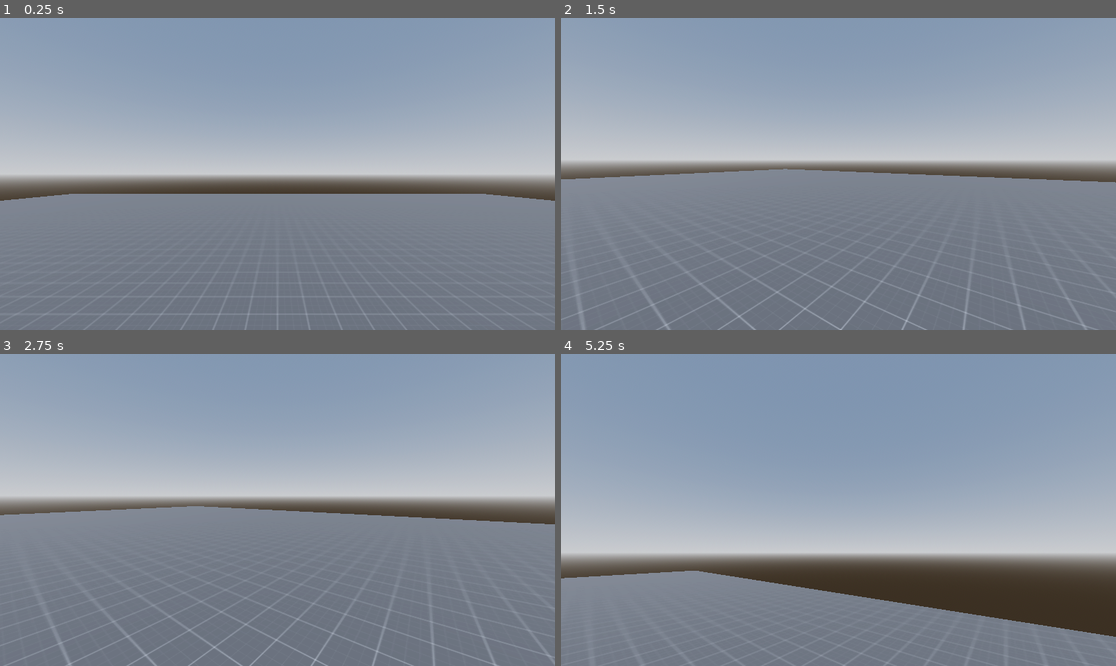
Above: before the commit, frames 1-4 (two rows, left to right).
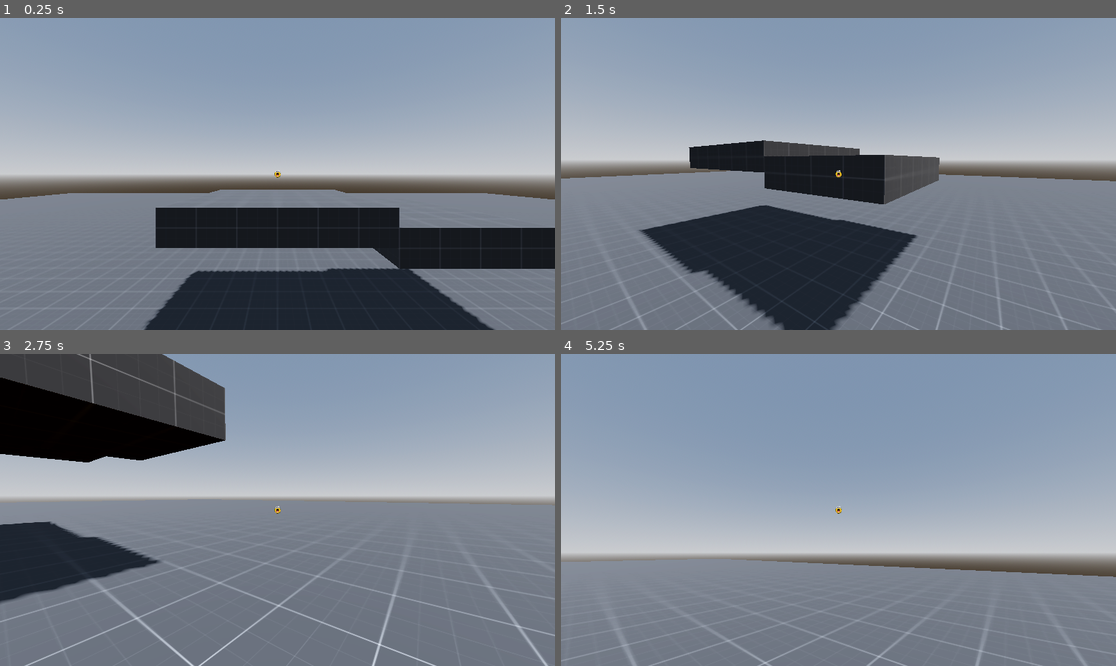
Above: after the commit, the same moments.

Repository: Kollyr552/gracelike
Game: Godot game, scene res://src/world.tscn
Same seed, same stepped clock (60 frames per second), same inputs: the game is played once before the commit and once after it.
Inputs (mouse positions are in pixels of both pictures, inside the frame that each line leads up to):
- Up to frame 1 (0.25 s): no input
- Up to frame 2 (1.5 s): tap Enter (ui_accept) at 0.5, 0.77 s; move the mouse to (960, 158) at 0.52 s; hold D (move_right) 0.53-1.28 s; hold Shift (move_crouch) 0.53-1.28 s; click (960, 158) at 0.67 s; move the mouse to (810, 174) at 1.27 s; hold W (move_forward) from 1.28 s (still down); tap Middle mouse button (change_mouse_capture) at 1.35 s
- Up to frame 3 (2.75 s): tap Enter (ui_accept) at 1.52 s; tap Shift (move_crouch) at 1.55 s; move the mouse to (333, 441) at 2.02 s; release W (move_forward) at 2.03 s; hold D (move_right) from 2.03 s (still down); hold Shift (move_crouch) from 2.03 s (still down)
- Up to frame 4 (5.25 s): move the mouse to (810, 572) at 2.77 s; release D (move_right) at 2.78 s; release Shift (move_crouch) at 2.78 s; hold W (move_forward) 2.78-5.03 s; right-click (810, 572) at 2.85 s; click (810, 572) at 2.92 s; tap Enter (ui_accept) at 3.02, 3.77, 4.52 s; tap Shift (move_crouch) at 3.05, 4.55 s; move the mouse to (877, 513) at 3.52 s; hold Shift (move_crouch) 3.53-4.28 s; move the mouse to (794, 506) at 4.27 s; tap Middle mouse button (change_mouse_capture) at 4.35 s; move the mouse to (866, 510) at 5.02 s; hold S (move_backward) from 5.03 s (still down); hold Shift (move_crouch) from 5.03 s (still down); click (866, 510) at 5.17 s

The runs differ from the first frame. In frame 1, 20% of the frame differs, in the area x 0-100%, y 48-100%; in frame 2, 18%; in frame 3, 22%, in the area x 0-100%, y 0-100%; in frame 4, 10%.

Commit message:
crouch height toggle

Diff:
--- a/src/player.gd
+++ b/src/player.gd
@@ -13,19 +13,24 @@
 @export var max_speed: float = 6.0
 @export var run_speed: float = 12.0
 @export var acceleration: float = 40.0
-@export var friction: float = 30.0
+@export var friction: float = 60.0
 @export var slide_friction: float = 10.0
 
 @export var jump_velocity: float = 3.5
 
+@export_category("Camera")
 @export var mouse_sensitivity: float = 2.0
+@export var crouch_camera_height: float = 0.0
+@export var default_camera_height: float = 1.5
+@export var camera_crouch_speed: float = 5.0
 
 
 @onready var head: Marker3D = %HeadPos
 @onready var spring_arm_3d: SpringArm3D = $SpringArm3D
 
 @onready var tall_collision: CollisionShape3D = $TallCollision
-
+@onready var crouch_collision: CollisionShape3D = $CrouchCollision
+@onready var ceiling_check: RayCast3D = $CeilingCheck
 
 func _input(event: InputEvent) -> void:
 	## Switch nouse capture
@@ -51,6 +56,13 @@
 	if event.is_action_pressed("ui_cancel"):
 		get_tree().quit()
 
+func _ready() -> void:
+	action = Action.WALK
+
+	tall_collision.disabled = false
+	crouch_collision.disabled = true
+	spring_arm_3d.spring_length = default_camera_height
+
 func _physics_process(delta: float) -> void:
 	var move_dir := set_move_direction()
 
@@ -64,6 +76,9 @@
 	jump()
 
 	move_and_slide()
+
+func _process(delta: float) -> void:
+	toggle_crouch_collision(Input.is_action_pressed("move_crouch"), delta)
 
 func jump() -> void:
 	if Input.is_action_just_pressed("ui_accept") and is_on_floor():
@@ -123,3 +138,17 @@
 	## Vertical mouse look
 	head.rotation.x -= mouse_axis.y * (mouse_sensitivity/1000)
 	head.rotation.x = clamp(head.rotation.x, -PI*0.5, PI*0.35)
+
+func toggle_crouch_collision(toggle: bool, d_t: float) -> void:
+	if toggle: ## toggle on
+		tall_collision.disabled = true
+		crouch_collision.disabled = false
+	elif not ceiling_check.is_colliding(): ## toggle off AND no ceiling
+		tall_collision.disabled = false
+		crouch_collision.disabled = true
+
+	## Camera movement
+	if toggle:
+		spring_arm_3d.spring_length = move_toward(spring_arm_3d.spring_length, crouch_camera_height, camera_crouch_speed*d_t)
+	else:
+		spring_arm_3d.spring_length = move_toward(spring_arm_3d.spring_length, default_camera_height, camera_crouch_speed*d_t)
--- a/src/player.tscn
+++ b/src/player.tscn
@@ -1,24 +1,54 @@
-[gd_scene load_steps=3 format=3 uid="uid://e3s7ugqu28e5"]
+[gd_scene load_steps=5 format=3 uid="uid://e3s7ugqu28e5"]
 
 [ext_resource type="Script" uid="uid://bvvgxlchgu7v" path="res://src/player.gd" id="1_lowyb"]
+[ext_resource type="Texture2D" uid="uid://cmjyxg2obay3e" path="res://assets/steamhappy.png" id="2_gmfve"]
 
 [sub_resource type="CapsuleShape3D" id="CapsuleShape3D_rc2ur"]
+
+[sub_resource type="CapsuleShape3D" id="CapsuleShape3D_lowyb"]
+height = 1.0
 
 [node name="Player" type="CharacterBody3D"]
 collision_layer = 2
 script = ExtResource("1_lowyb")
+crouch_camera_height = 0.6
+default_camera_height = 1.6
+camera_crouch_speed = 12.0
+
+[node name="CanvasLayer" type="CanvasLayer" parent="."]
+
+[node name="CenterContainer" type="CenterContainer" parent="CanvasLayer"]
+anchors_preset = 15
+anchor_right = 1.0
+anchor_bottom = 1.0
+grow_horizontal = 2
+grow_vertical = 2
+
+[node name="Crosshair" type="TextureRect" parent="CanvasLayer/CenterContainer"]
+custom_minimum_size = Vector2(16, 16)
+layout_mode = 2
+texture = ExtResource("2_gmfve")
+expand_mode = 1
 
 [node name="TallCollision" type="CollisionShape3D" parent="."]
 transform = Transform3D(1, 0, 0, 0, 1, 0, 0, 0, 1, 0, 1, 0)
 shape = SubResource("CapsuleShape3D_rc2ur")
 
+[node name="CrouchCollision" type="CollisionShape3D" parent="."]
+transform = Transform3D(1, 0, 0, 0, 1, 0, 0, 0, 1, 0, 0.5, 0)
+shape = SubResource("CapsuleShape3D_lowyb")
+disabled = true
+
+[node name="CeilingCheck" type="RayCast3D" parent="."]
+target_position = Vector3(0, 1.55, 0)
+
 [node name="SpringArm3D" type="SpringArm3D" parent="."]
-transform = Transform3D(1, 0, 0, 0, -4.37114e-08, 1, 0, -1, -4.37114e-08, 0, 0.2, 0)
+transform = Transform3D(1, 0, 0, 0, -4.37114e-08, 1, 0, -1, -4.37114e-08, 0, 0.1, 0)
 spring_length = 1.5
 
 [node name="HeadPos" type="Marker3D" parent="SpringArm3D"]
 unique_name_in_owner = true
-transform = Transform3D(1, 0, 0, 0, 1, 0, 0, 0, 1, 0, 0.2, 0)
 top_level = true
 
 [node name="Camera3D" type="Camera3D" parent="SpringArm3D/HeadPos"]
+transform = Transform3D(1, 0, 0, 0, 1, 0, 0, 0, 1, 0, -0.1, 0)
--- a/src/world.tscn
+++ b/src/world.tscn
@@ -24,9 +24,22 @@
 points = PackedVector3Array(-25, 0, -25, -25, 0, 25, 25, 0, -25, 25, 0, 25)
 
 [sub_resource type="BoxMesh" id="BoxMesh_t101k"]
+size = Vector3(1, 3, 1)
+
+[sub_resource type="ConvexPolygonShape3D" id="ConvexPolygonShape3D_t101k"]
+points = PackedVector3Array(-0.5, -1.5, -0.5, -0.5, -1.5, 0.5, -0.5, 1.5, -0.5, 0.5, -1.5, -0.5, 0.5, -1.5, 0.5, -0.5, 1.5, 0.5, 0.5, 1.5, -0.5, 0.5, 1.5, 0.5)
+
+[sub_resource type="BoxMesh" id="BoxMesh_0qwtu"]
+size = Vector3(3, 0.5, 3)
 
 [sub_resource type="ConvexPolygonShape3D" id="ConvexPolygonShape3D_36ipd"]
-points = PackedVector3Array(0.5, 0.5, 0.5, 0.5, 0.5, -0.5, -0.5, 0.5, 0.5, 0.5, -0.5, 0.5, 0.5, -0.5, -0.5, -0.5, 0.5, -0.5, -0.5, -0.5, 0.5, -0.5, -0.5, -0.5)
+points = PackedVector3Array(-1.5, -0.25, -1.5, -1.5, 0.25, -1.5, 1.5, -0.25, -1.5, -1.5, -0.25, 1.5, -1.5, 0.25, 1.5, 1.5, 0.25, -1.5, 1.5, -0.25, 1.5, 1.5, 0.25, 1.5)
+
+[sub_resource type="BoxMesh" id="BoxMesh_36ipd"]
+size = Vector3(2, 0.5, 3)
+
+[sub_resource type="ConvexPolygonShape3D" id="ConvexPolygonShape3D_usxdn"]
+points = PackedVector3Array(1, 0.25, 1.5, 1, -0.25, 1.5, 1, 0.25, -1.5, -1, 0.25, 1.5, -1, -0.25, 1.5, 1, -0.25, -1.5, -1, 0.25, -1.5, -1, -0.25, -1.5)
 
 [node name="World" type="Node3D"]
 script = ExtResource("1_0qwtu")
@@ -51,14 +64,34 @@
 shape = SubResource("ConvexPolygonShape3D_0qwtu")
 
 [node name="MeshInstance3D2" type="MeshInstance3D" parent="Geometry"]
-transform = Transform3D(1, 0, 0, 0, 1, 0, 0, 0, 1, 0.5, 0.5, 2.5)
+transform = Transform3D(1, 0, 0, 0, 1, 0, 0, 0, 1, 0.5, 1.5, 2.5)
 material_override = ExtResource("1_tp5op")
 mesh = SubResource("BoxMesh_t101k")
 
 [node name="StaticBody3D" type="StaticBody3D" parent="Geometry/MeshInstance3D2"]
 
 [node name="CollisionShape3D" type="CollisionShape3D" parent="Geometry/MeshInstance3D2/StaticBody3D"]
+shape = SubResource("ConvexPolygonShape3D_t101k")
+
+[node name="MeshInstance3D3" type="MeshInstance3D" parent="Geometry"]
+transform = Transform3D(1, 0, 0, 0, 1, 0, 0, 0, 1, 0, 1.65, -4)
+material_override = ExtResource("1_tp5op")
+mesh = SubResource("BoxMesh_0qwtu")
+
+[node name="StaticBody3D" type="StaticBody3D" parent="Geometry/MeshInstance3D3"]
+
+[node name="CollisionShape3D" type="CollisionShape3D" parent="Geometry/MeshInstance3D3/StaticBody3D"]
 shape = SubResource("ConvexPolygonShape3D_36ipd")
+
+[node name="MeshInstance3D4" type="MeshInstance3D" parent="Geometry"]
+transform = Transform3D(1, 0, 0, 0, 1, 0, 0, 0, 1, 2.5, 1.4, -4)
+material_override = ExtResource("1_tp5op")
+mesh = SubResource("BoxMesh_36ipd")
+
+[node name="StaticBody3D" type="StaticBody3D" parent="Geometry/MeshInstance3D4"]
+
+[node name="CollisionShape3D" type="CollisionShape3D" parent="Geometry/MeshInstance3D4/StaticBody3D"]
+shape = SubResource("ConvexPolygonShape3D_usxdn")
 
 [node name="Player" parent="." instance=ExtResource("2_xlegt")]
 transform = Transform3D(1, 0, 0, 0, 1, 0, 0, 0, 1, 0, 1, 0)
Not shown: 1 places in src/world.tscn that only renumber resources
